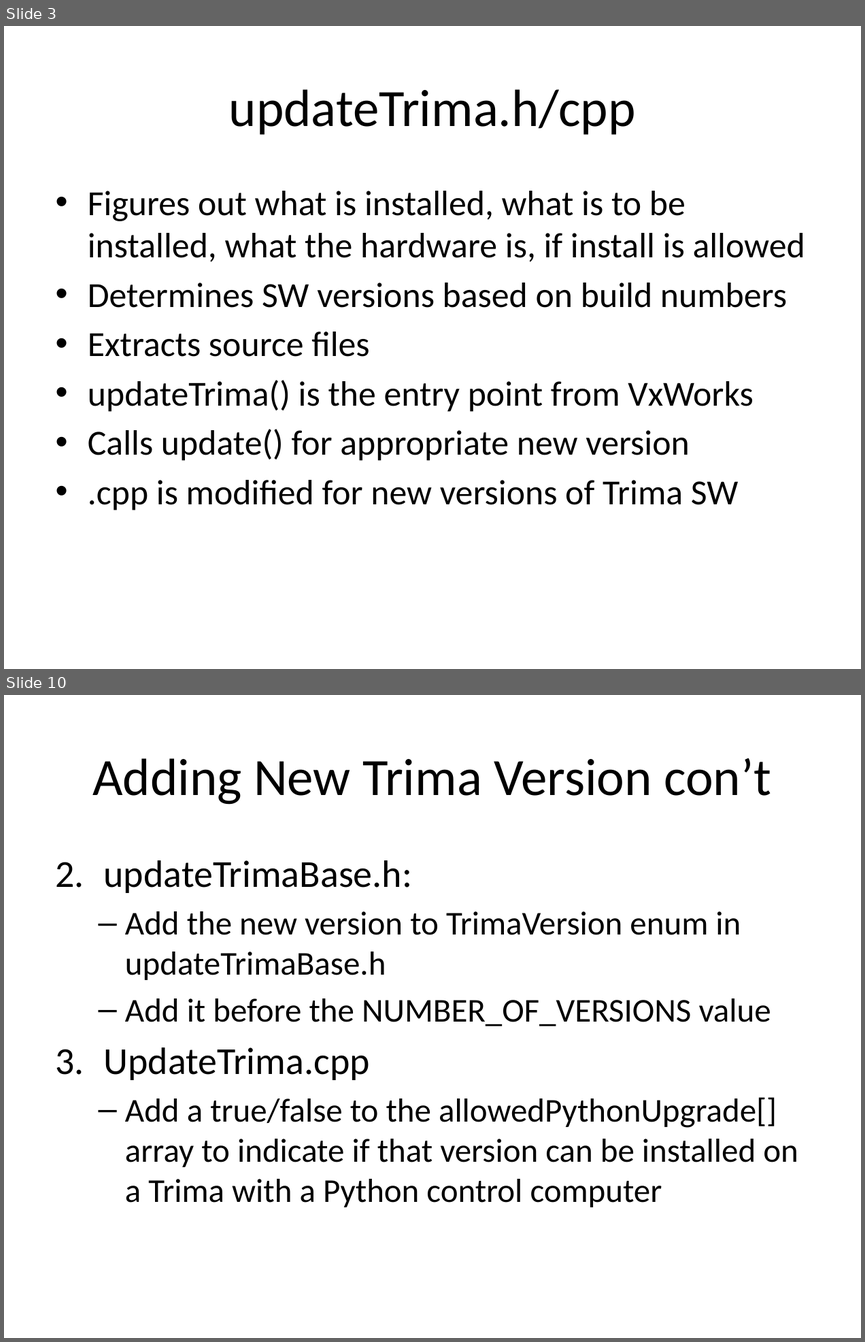
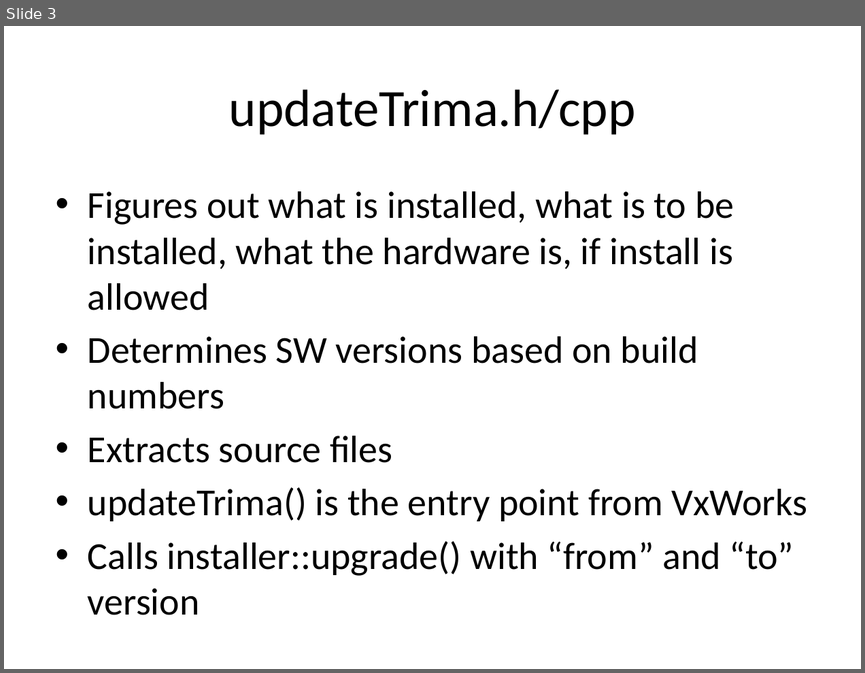
Before and after one commit to ebadusb/Install, a slide deck: Trima Install Scripts.pptx. Shown one above the other, each under a label of ours: slides 3 and 10 before the commit, slide 3 after it; the slides between them are not shown. The pictures are 865x1342 and 865x673 pixels, drawn with LibreOffice and Linux fonts; fonts in the diff are those of the drawing. Boxes give left, top, right and bottom in pixels: in the first picture for what was removed or moved away, otherwise in the second. Text is boxed around its words. In the diff, an @@ line names an element or a change of style, - is before the commit and + after.

Commit message:
Updated for new Install architecture.
[git-p4: depot-paths = "//depot/main/embedded/Trima/Install/": change = 56884]

```diff
--- a/Trima Install Scripts.pptx
+++ b/Trima Install Scripts.pptx
@@ slide 10 removed at (x1=4, y1=695, x2=861, y2=1338), background #D2D2D2 @@
@@ title removed at (x1=92, y1=758, x2=771, y2=804) @@
-Adding New Trima Version con’t
@@ text removed at (x1=103, y1=860, x2=798, y2=1207) @@
-2. updateTrimaBase.h:
-  – Add the new version to TrimaVersion enum in updateTrimaBase.h
-  – Add it before the NUMBER_OF_VERSIONS value
-3. UpdateTrima.cpp
-  – Add a true/false to the allowedPythonUpgrade[] array to indicate if that version can be installed on a Trima with a Python control computer
@@ slide 3 changed as well @@
@@ background #D2D2D2 to #FFFFFF @@
@@ text at (x1=88, y1=191, x2=807, y2=521): size 29.6 to 32 pt in "Figures out what is installed, what is ...", "Determines SW versions based on build numbers", "Extracts source files", "updateTrima() is the entry point from VxWorks" @@
@@ text at (x1=88, y1=541, x2=794, y2=615): text changed; size 29.6 to 32 pt @@
-• Calls update() for appropriate new version
-• .cpp is modified for new versions of Trima SW
+• Calls installer::upgrade() with “from” and “to” version
```
Also in this commit, not shown: 8 other slides changed, 2 other slides removed.
